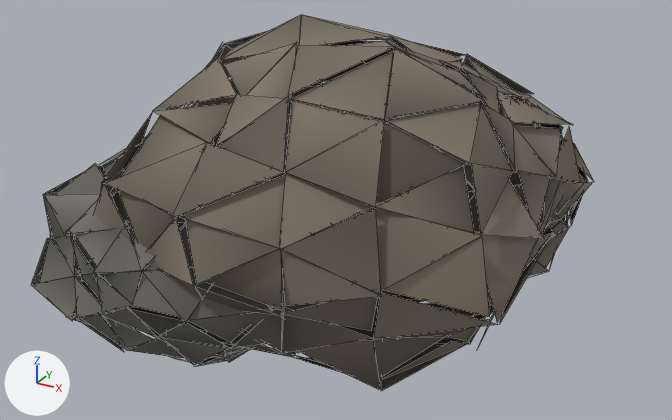
One commit to the glTF model packages/viewer-threejs/public/assets/resources/stone/mature-lod1.glb: the scene before it, then after it.
The view is the same before and after, from a 50 mm camera at (3.11, -5.77, 3.64) aimed at (-0.13, 0.11, 0.7). The axes (+X, +Y, +Z) are drawn at lower left. The lights are the same throughout. The older version comes first. Mesh edges are drawn as thin lines. Where no turn or scale is listed for an object, it has been applied to the vertices.

The first picture shows 'weathered-fieldstone'.
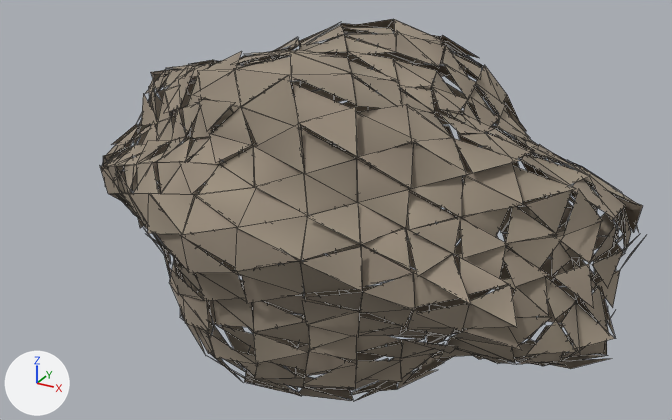
The change, as a list of edits to the scene's bpy script:
```text
Change me_mesh_0:
    used by ob_weathered_fieldstone; location = (0.0, 0.0, 0.0)
    remove me_mesh_0.from_pydata(...)  # 2160 vertices, 720 faces; spans x -1.77..1.63, y -1.82..2.25, z -0.35..2.17
    add me_mesh_0.from_pydata(...)  # 2160 vertices, 720 faces; spans x -2.38..2.24, y -1.62..1.65, z -0.51..2.15
    me_mesh_0 part 1: 2160 of 2160 vertices moved; they spanned x -1.77..1.63, y -1.82..2.25, z -0.35..2.17 and now span x -2.38..2.24, y -1.62..1.65, z -0.51..2.15; mean shift (0.26, -0.18, 0.16)
    me_mesh_0 part 2: 378 faces centred in x -1.71..1.53, y -1.77..2.1, z -0.25..2.1 are repainted in the vertex colours; the middle colour goes from grey #767165 to brown #958979
    me_mesh_0 part 3: 342 faces centred in x -1.7..1.51, y -1.78..2.1, z -0.19..1.95 are repainted in the vertex colours; the middle colour goes from dark grey #5e5d55 to brown #948878
```

Pixel boxes [x1, y1, x2, y2] of what changed, in the pictures (672 x 420 px; the box of a moved part takes in the faces that stretch with it):
'weathered-fieldstone', reshaped, recoloured: before [31, 15, 594, 391]; after [100, 19, 645, 401]
part 1 of me_mesh_0, moved or reshaped: before [31, 15, 594, 391]; after [100, 19, 645, 401]
part 2 of me_mesh_0, recoloured: before [31, 15, 593, 391]; after [100, 19, 643, 401]
part 3 of me_mesh_0, recoloured: before [32, 24, 594, 378]; after [101, 24, 645, 401]
